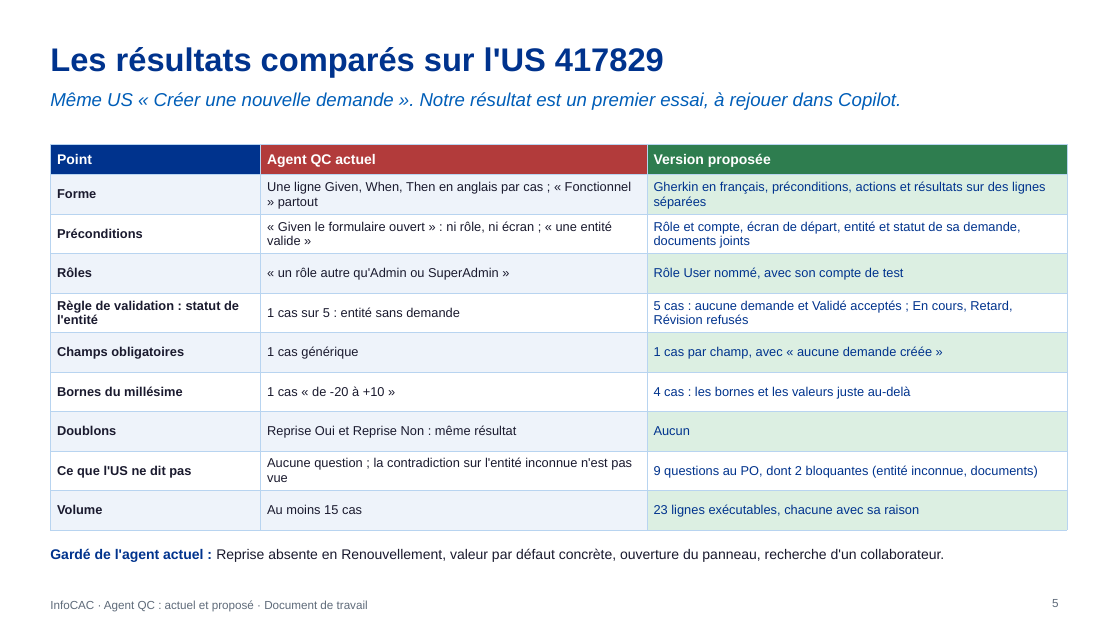
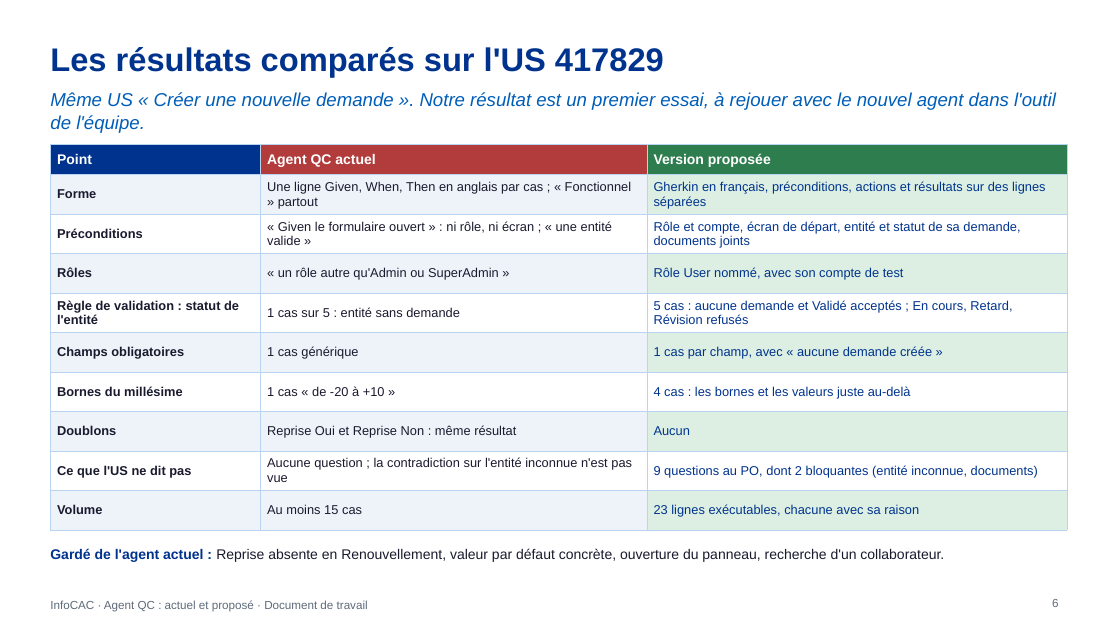
Before and after one commit to DauraRady/Travaux-QA, a slide deck: slide 6 of doc/Agent-QC-actuel-vs-propose.pptx (slide 5 before the commit). Drawn at 1120x630 pixels with LibreOffice and Linux fonts; fonts in the diff are those of the drawing. Boxes give left, top, right and bottom in pixels: in the first picture for what was removed or moved away, otherwise in the second. Text is boxed around its words. In the diff, an @@ line names an element or a change of style, - is before the commit and + after.

```diff
--- a/doc/Agent-QC-actuel-vs-propose.pptx
+++ b/doc/Agent-QC-actuel-vs-propose.pptx
@@ text at <box>50,92,1056,133</box>: text changed @@
-Même US « Créer une nouvelle demande ». Notre résultat est un premier essai, à rejouer dans Copilot.
+Même US « Créer une nouvelle demande ». Notre résultat est un premier essai, à rejouer avec le nouvel agent dans l'outil de l'équipe.
```
Also in this commit, not shown: 3 other slides changed, 1 slide added, 3 other files.
